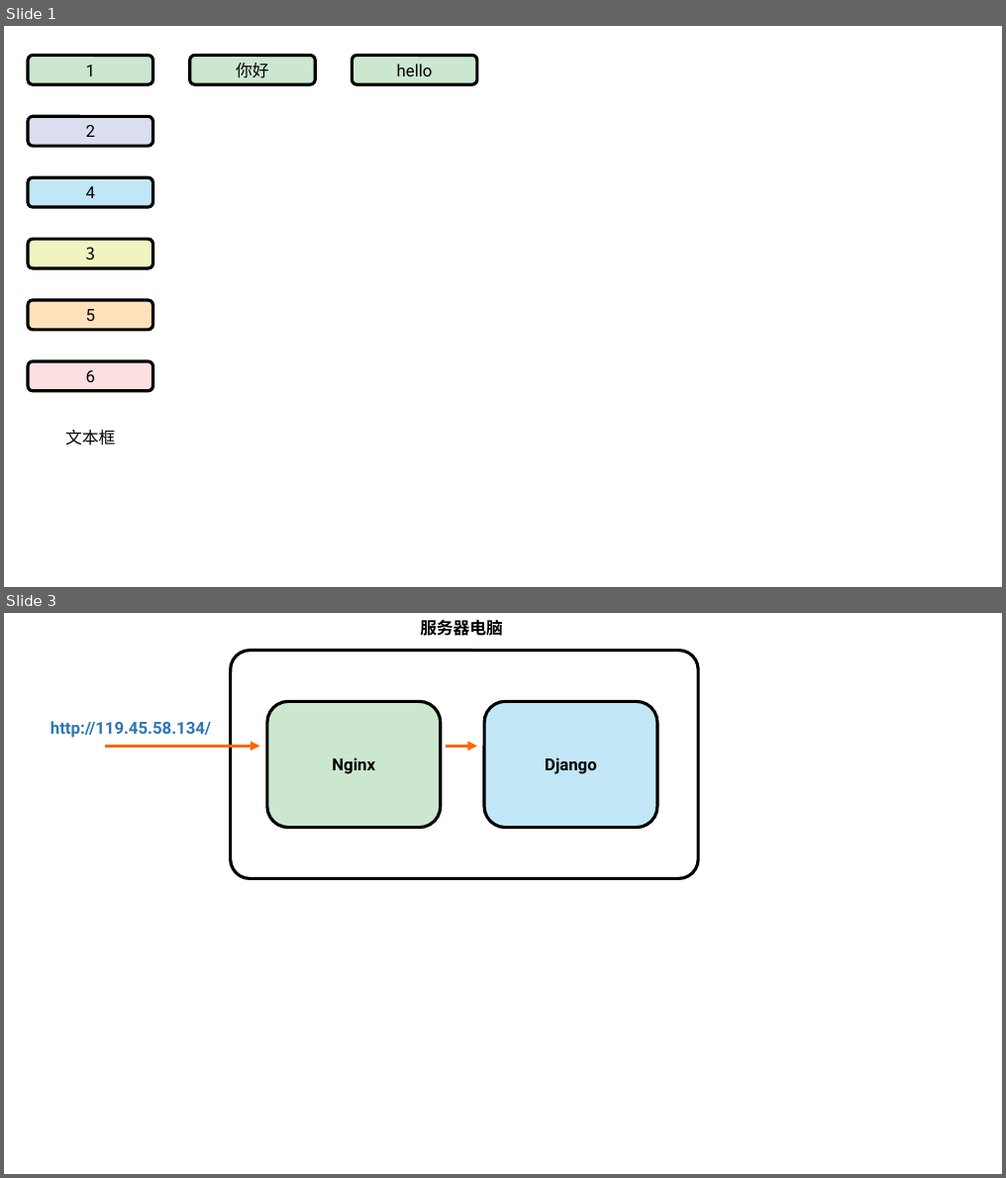
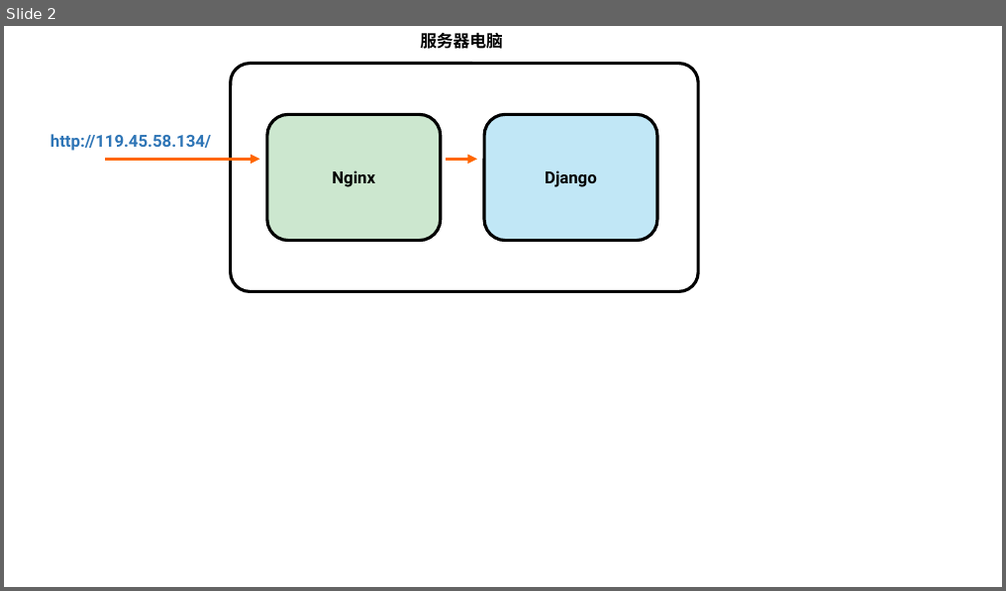
Before and after one commit to Light2077/LightNote, a slide deck: 工具/linux/images/绘图模板.pptx. Shown one above the other, each under a label of ours: slides 1 and 3 before the commit, slide 2 after it; the slides between them are not shown. The pictures are 1006x1178 and 1006x591 pixels, drawn with LibreOffice and Linux fonts; fonts in the diff are those of the drawing. Boxes give left, top, right and bottom in pixels: in the first picture for what was removed or moved away, otherwise in the second. Text is boxed around its words. In the diff, an @@ line names an element or a change of style, - is before the commit and + after.

```diff
--- a/工具/linux/images/绘图模板.pptx
+++ b/工具/linux/images/绘图模板.pptx
@@ slide 1 removed at [4, 26, 1002, 587], background #FFFFFF @@
@@ rounded rectangle removed at [28, 55, 152, 84] @@
-1
@@ rounded rectangle removed at [190, 55, 315, 84] @@
-你好
@@ rounded rectangle removed at [352, 55, 477, 84] @@
-hello
@@ rounded rectangle removed at [28, 116, 152, 146] @@
-2
@@ rounded rectangle removed at [28, 178, 152, 207] @@
-4
@@ rounded rectangle removed at [28, 240, 152, 269] @@
-3
@@ rounded rectangle removed at [28, 301, 152, 330] @@
-5
@@ rounded rectangle removed at [28, 362, 152, 390] @@
-6
@@ text removed at [65, 430, 115, 446] @@
-文本框
@@ what was slide 3 is now slide 2 @@
```
Also in this commit, not shown: 1 slide changed, 25 other files.
